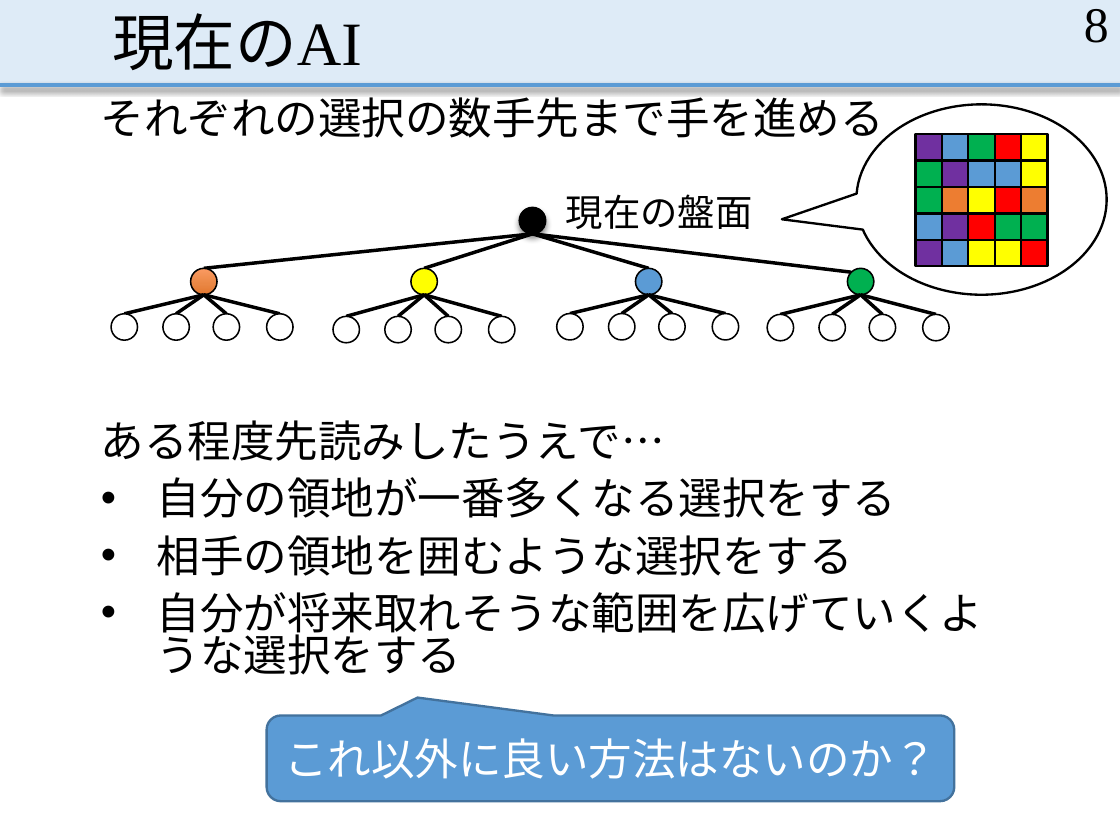
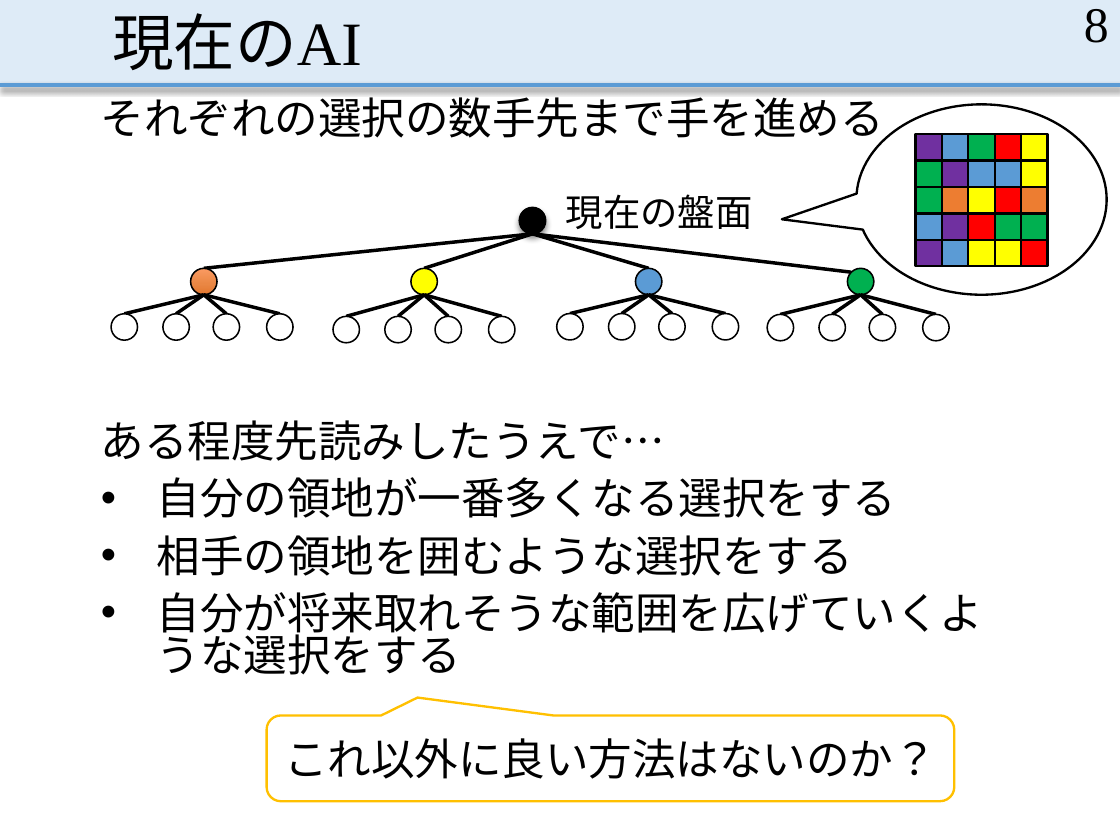
Before and after one commit to MasayaOda/SR, a slide deck: slide 8 of 中間発表.pptx. Drawn at 1120x840 pixels with LibreOffice and Linux fonts; fonts in the diff are those of the drawing. Boxes give left, top, right and bottom in pixels: in the first picture for what was removed or moved away, otherwise in the second. Text is boxed around its words. In the diff, an @@ line names an element or a change of style, - is before the commit and + after.

```diff
--- a/中間発表.pptx
+++ b/中間発表.pptx
@@ rounded speech box "これ以外に良い方法はないのか？" at (267, 716, 954, 802): text colour #FFFFFF to #000000; fill #5B9BD5 to #FFFFFF; outline #43739E 1.5 pt to #FFC000 1.5 pt @@
```
Also in this commit, not shown: 7 other slides changed, 1 slide added.
